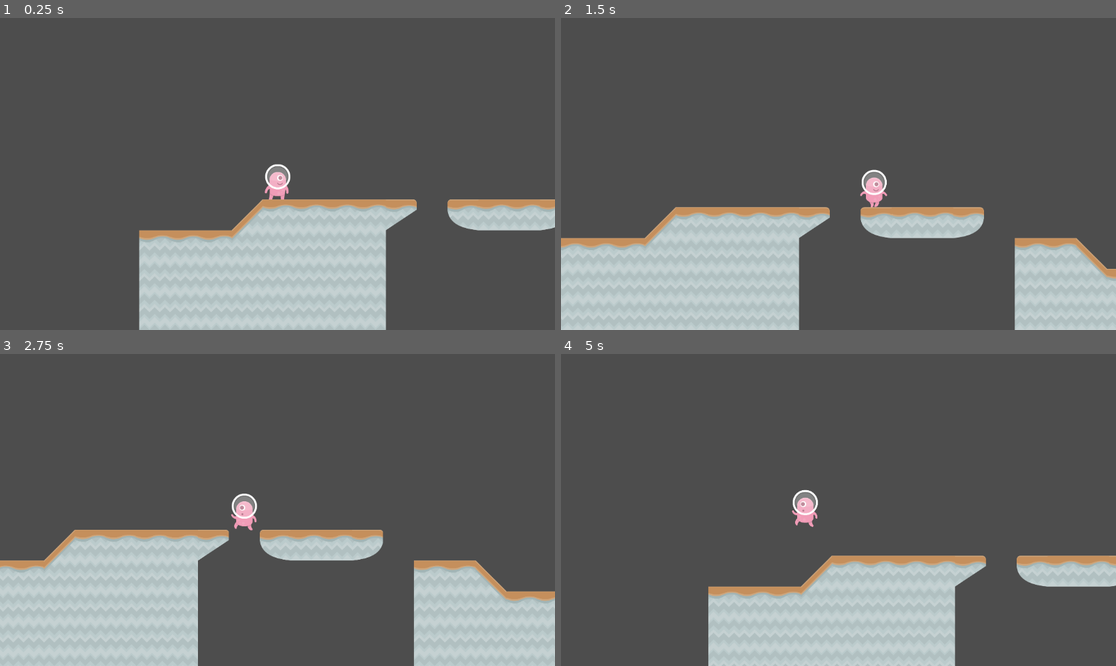
Above: before the commit, frames 1-4 (two rows, left to right).
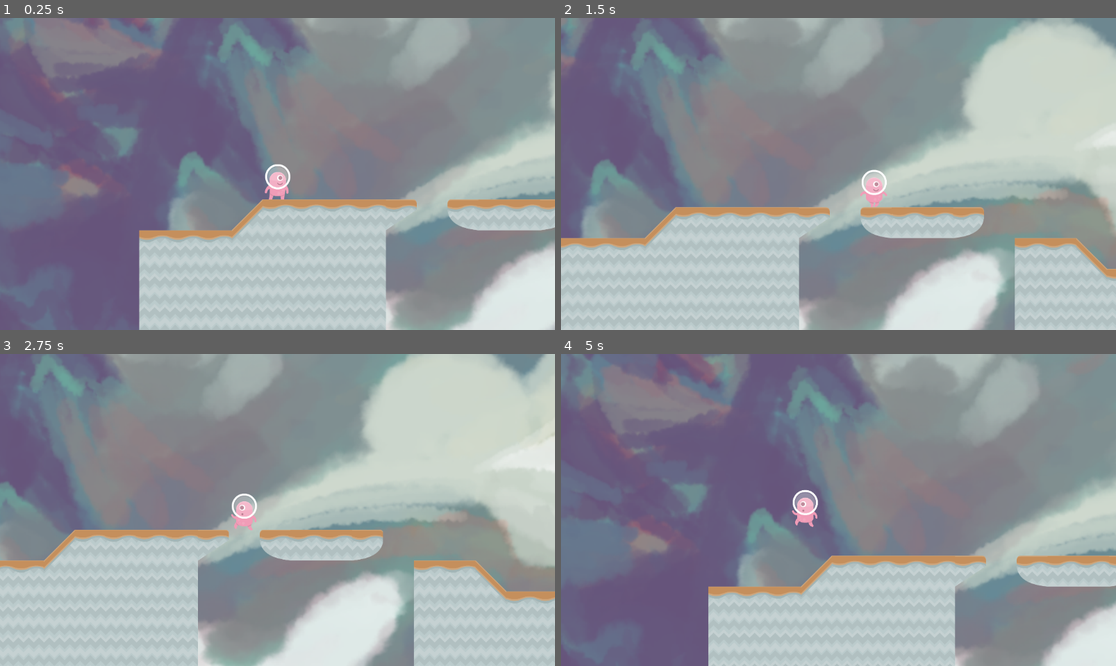
Above: after the commit, the same moments.

Repository: realynnsio/tutorial-4-gamedev
Game: Godot game, scene res://scenes/Level1.tscn
Same seed, same stepped clock (60 frames per second), same inputs: the game is played once before the commit and once after it.
Inputs:
- Up to frame 1 (0.25 s): no input
- Up to frame 2 (1.5 s): hold Right (right) from 0.53 s (still down); tap Space (jump) at 0.77 s
- Up to frame 3 (2.75 s): tap Space (jump) at 1.52 s; release Right (right) at 2.03 s; hold A (left) from 2.03 s (still down)
- Up to frame 4 (5 s): release A (left) at 2.78 s; hold Right (right) 2.78-4.28 s; tap Space (jump) at 3.02, 3.77, 4.52 s; hold A (left) from 4.28 s (still down)

The runs differ from the first frame. In frame 1, 81% of the frame differs, in the area x 0-100%, y 0-100%; in frame 2, 77%; in frame 3, 75%; in frame 4, 84%.

Commit message:
Added background

Diff:
--- a/scenes/Level1.tscn
+++ b/scenes/Level1.tscn
@@ -1,6 +1,7 @@
-[gd_scene load_steps=9 format=4 uid="uid://yqmk0vpvnyxr"]
+[gd_scene load_steps=10 format=4 uid="uid://yqmk0vpvnyxr"]
 
 [ext_resource type="PackedScene" uid="uid://bc2fujtl13g10" path="res://scenes/Player.tscn" id="1"]
+[ext_resource type="Texture2D" uid="uid://b7l54obh0phym" path="res://assets/whatawonderfulworld.png" id="1_mxcf4"]
 [ext_resource type="Texture2D" uid="uid://cluh2ekc38ktx" path="res://assets/kenney_platformerpack/Spritesheets/spritesheet_gr_dirt.png" id="2_yeg8t"]
 [ext_resource type="Texture2D" uid="uid://chgqimvh7rdh6" path="res://assets/Familiar Looking Rocket.png" id="3_1ilq1"]
 [ext_resource type="PackedScene" uid="uid://4my4lqedjwdj" path="res://scenes/SceneTrigger.tscn" id="4_dvjm8"]
@@ -54,6 +55,14 @@
 
 [node name="Level1" type="Node2D"]
 
+[node name="TextureRect" type="TextureRect" parent="."]
+offset_left = -608.0
+offset_top = -1715.0
+offset_right = 1312.0
+offset_bottom = -635.0
+scale = Vector2(2.51865, 2.51865)
+texture = ExtResource("1_mxcf4")
+
 [node name="Player" parent="." instance=ExtResource("1")]
 position = Vector2(445, 209)
 collision_layer = 3
--- a/scenes/Level2.tscn
+++ b/scenes/Level2.tscn
@@ -1,5 +1,6 @@
-[gd_scene load_steps=9 format=4 uid="uid://c2d2fogxo5vk5"]
+[gd_scene load_steps=10 format=4 uid="uid://c2d2fogxo5vk5"]
 
+[ext_resource type="Texture2D" uid="uid://b7l54obh0phym" path="res://assets/whatawonderfulworld.png" id="1_wllho"]
 [ext_resource type="PackedScene" uid="uid://bc2fujtl13g10" path="res://scenes/Player.tscn" id="1_wnuis"]
 [ext_resource type="Texture2D" uid="uid://pgvs2eknvuao" path="res://assets/kenney_platformerpack/Spritesheets/spritesheet_gr_planet.png" id="2_1d1bp"]
 [ext_resource type="Texture2D" uid="uid://chgqimvh7rdh6" path="res://assets/Familiar Looking Rocket.png" id="3_7u84a"]
@@ -54,6 +55,14 @@
 
 [node name="Level2" type="Node2D"]
 
+[node name="TextureRect" type="TextureRect" parent="."]
+offset_left = -882.0
+offset_top = -2890.0
+offset_right = 1038.0
+offset_bottom = -1810.0
+scale = Vector2(3.36064, 3.36064)
+texture = ExtResource("1_wllho")
+
 [node name="Player" parent="." instance=ExtResource("1_wnuis")]
 position = Vector2(206, -311)
 
--- a/scenes/Player.tscn
+++ b/scenes/Player.tscn
@@ -72,7 +72,7 @@
 scale = Vector2(0.5, 0.5)
 texture = ExtResource("2")
 hframes = 4
-frame = 2
+frame = 3
 
 [node name="Animator" type="AnimationPlayer" parent="."]
 libraries = {
Binary file added: assets/whatawonderfulworld.png
Not shown, added: assets/whatawonderfulworld.png.import
Binary file added: readme/background_level.jpg
Not shown, added: readme/background_level.jpg.import
Not shown, added: readme/win_screen.jpg.import
Not shown, changed: README.md
